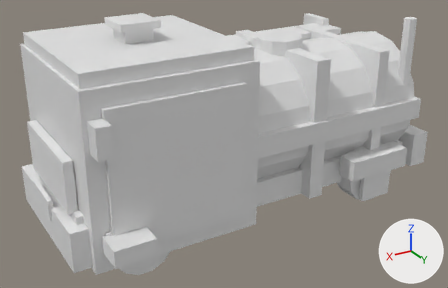
An edit to the glTF model game/Airside/Assets/Airside/Art/Models/Vehicles/mdl_fuel_truck_small_authored_v01.gltf, drawn before and after from the same camera.
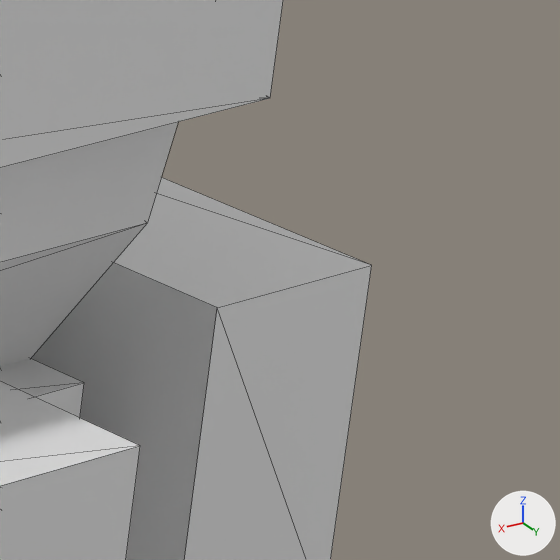
The first picture shows the older version from a 50 mm lens placed at (3.03, 4.77, 3.05), pointed at (0.19, 0.04, 0.69). The close-ups show the older and then the newer version on the part from 88% to 99% of the width and 38% to 55% of the height of that picture. Only the edits that show in the close-ups are written down. Lighting does not change. The marker at lower right points along +X, +Y and +Z. The close-ups show mesh edges as thin lines.

The older version as bpy lines, for what is in view:
```python
me_chassis = bpy.data.meshes.new('chassis')
me_chassis.from_pydata(...)  # a box spanning x -1.7..1.9, y -0.55..0.55, z 0.22..0.47
me_fender_rr = bpy.data.meshes.new('fender_rr')
me_fender_rr.from_pydata(...)  # a box spanning x -1.5..-0.8, y 0.6..0.8, z 0.35..0.55
me_tank = bpy.data.meshes.new('tank')
me_tank.from_pydata(...)  # a 16-sided cylinder along x spanning x -1.7..0.8, y -0.65..0.65, z 0.25..1.55
ob_chassis = bpy.data.objects.new('chassis', me_chassis)
ob_chassis.location = (0.0, 0.0, 0.0)
ob_fender_rr = bpy.data.objects.new('fender_rr', me_fender_rr)
ob_fender_rr.location = (0.0, 0.0, 0.0)
ob_tank = bpy.data.objects.new('tank', me_tank)
ob_tank.location = (0.0, 0.0, 0.0)
# also in view: 'tank_band' at (-0.45, 0.0, 0.9); 'bumper_rear' at (-1.85, 0.0, 0.4)
```
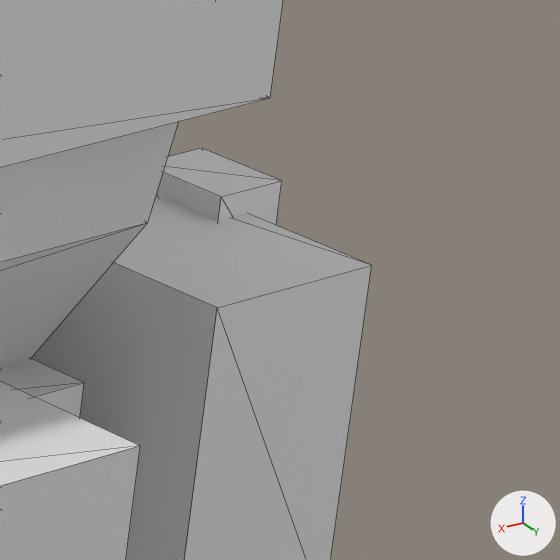
Changed parts and their boxes [x1, y1, x2, y2] in the close-ups (560 x 560 px):
'taillight_r', added: after [156, 148, 282, 225]

What the commit changed:
Mesh me_taillight_r is new.
It is a box spanning x -1.99..-1.91, y 0.4..0.5, z 0.5..0.6.
Object 'taillight_r' (ob_taillight_r) is new; it shows me_taillight_r.
Its location is (0.0, 0.0, 0.0).
